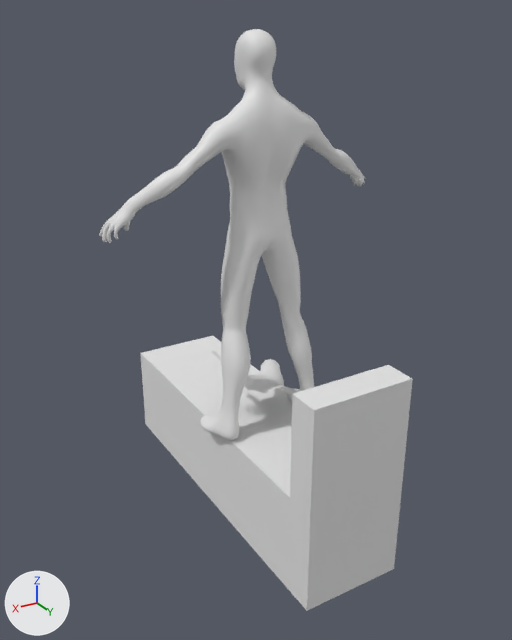
Two versions of the Blender file neverlast10seconds/Assets/Models/Source/Alien_Posed.blend, one commit apart.
Rendered twice from a 50 mm lens placed at (1.67, 2.75, 1.91), pointed at (0.01, -0.01, 0.53). The axes (+X, +Y, +Z) are drawn at lower left. The lights are the same throughout. Objects named as collision shapes, trigger or cutter boxes, shadow casters or lower levels of detail are left out.

Script lines for the objects in view, before the commit:
```python
me_cube = bpy.data.meshes.new('Cube')
me_cube.from_pydata(...)  # 16 vertices, 14 faces; spans x -0.25..0.25, y -1.0..0.82, z -0.51..0.51
me_mesh_001 = bpy.data.meshes.new('Mesh.001')
me_mesh_001.from_pydata(...)  # 3174 vertices, 3180 faces; spans x -66.0..72.0, y -17.0..17.0, z -1.0..186.0
me_mesh_001.materials.append(mat_material_001)  # white #e7e7e7
me_mesh_003 = bpy.data.meshes.new('Mesh.003')
me_mesh_003.from_pydata(...)  # 140 vertices, 110 faces; spans x -25.8..16.4, y -28.6..20.4, z 10.0..30.8
me_mesh_003.materials.append(mat_material_001)  # white #e7e7e7
ob_bubblearea = bpy.data.objects.new('BubbleArea', me_mesh_003)
ob_bubblearea.location = (0.0, 0.0, 0.0)
ob_bubblearea.scale = (0.01, 0.01, 0.01)
ob_cube = bpy.data.objects.new('Cube', me_cube)
ob_cube.location = (0.0, 0.0, 0.0)
ob_human_basemesh = bpy.data.objects.new('Human_BaseMesh', me_mesh_001)
ob_human_basemesh.location = (0.0, 0.0, 0.0)
ob_human_basemesh.scale = (0.01, 0.01, 0.01)
```
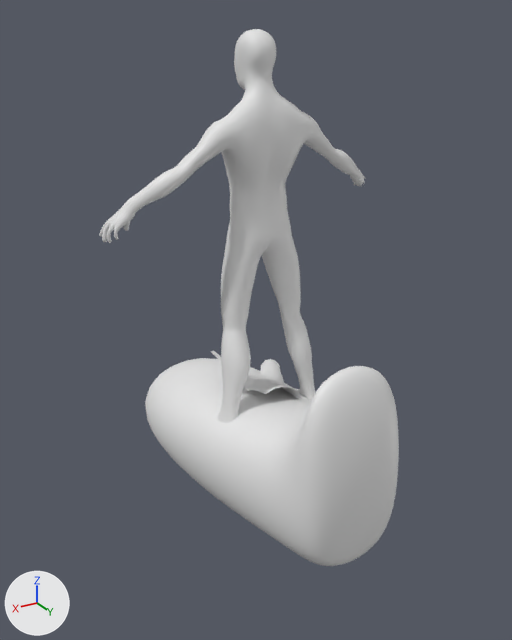
What changed in the scene script:
```text
Change me_cube:
    used by ob_cube; location = (0.0, 0.0, 0.0)
    remove me_cube.from_pydata(...)  # 16 vertices, 14 faces; spans x -0.25..0.25, y -1.0..0.82, z -0.51..0.51
    add me_cube.from_pydata(...)  # 898 vertices, 896 faces; spans x -36.37..42.38, y -89.47..83.62, z -55.87..56.55
    me_cube part 1: 16 vertices removed from x -0.25..0.25, y -1.0..0.82, z -0.51..0.51; 898 vertices added at x -36.37..42.38, y -89.47..83.62, z -55.87..56.55
    me_cube part 2: the surface is now shaded smooth
Change ob_cube:
    ob_cube.scale: (1.0, 1.0, 1.0) -> (0.01, 0.01, 0.01)
```

Location of each change, (x1, y1, x2, y2) in pixels of the pictures (512 x 640 px):
'Cube', reshaped, rescaled (7% narrower, 24% shorter)
    before: (140, 336, 413, 610)
    after: (145, 358, 399, 566)
part 1 of me_cube, built on
    before: (140, 336, 413, 610)
    after: (145, 358, 399, 566)
